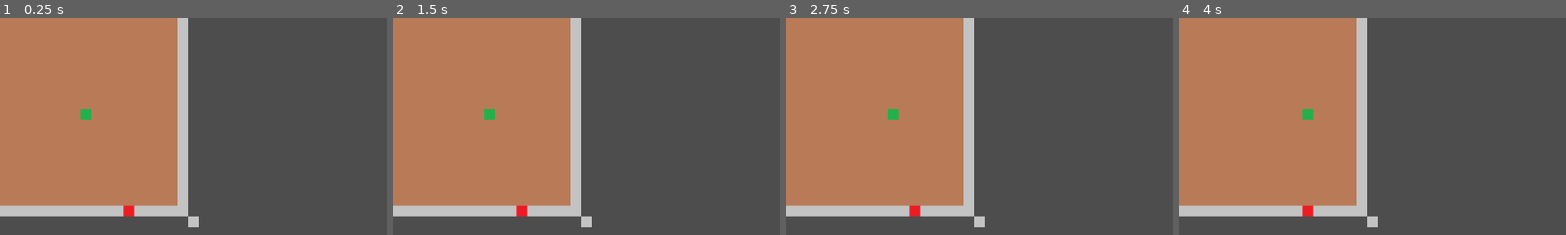
Above: before the commit, frames 1-4 (left to right).
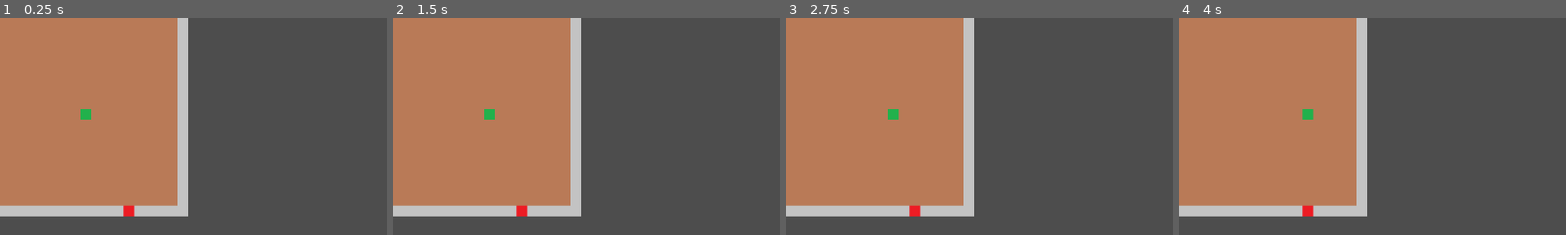
Above: after the commit, the same moments.

Repository: Sebastian-Musial/Snake---The-game
Game: Godot game, scene res://Game.tscn
Two runs of this game, one before a commit and one after it. Both use one fixed random seed, a clock stepped at 60 frames per second and the inputs below.
Inputs:
- Up to frame 1 (0.25 s): no input
- Up to frame 2 (1.5 s): tap Enter at 0.5 s; hold Right 0.53-1.28 s; tap Space at 1.25 s; hold Down from 1.28 s (still down)
- Up to frame 3 (2.75 s): tap Enter at 2 s; release Down at 2.03 s; hold Right from 2.03 s (still down)
- Up to frame 4 (4 s): tap Space at 2.75 s; release Right at 2.78 s; hold Up 2.78-3.53 s; tap Enter at 3.5 s; hold Left from 3.53 s (still down)
The pictures show only the part of the screen within x 4-53%, y 4-54%; the shares and areas given below are measured in that part.

The runs differ from the first frame. In frame 1, 0.1% of the frame differs, in the area x 48-52%, y 91-97%; in frame 2, 0.1%; in frame 3, 0.1%; in frame 4, 0.1%.

Commit message:
Bugfix #1 -Fixed a pixel on a wall that was scratching off the board. -Fixed a bug with fruit generating in the wall.

Diff:
--- a/snake-the-game/Fruit_Class.gd
+++ b/snake-the-game/Fruit_Class.gd
@@ -19,8 +19,8 @@
 	#Tutaj zapewne vector2i dla board - chwilowy szkic metody
 	while true:
 		var pos := Vector2i(
-			rng.randi_range(0, board_size.x - 1),
-			rng.randi_range(0, board_size.y - 1))
+			rng.randi_range(1, board_size.x - 2),
+			rng.randi_range(1, board_size.y - 2))
 		if pos not in snake_body:
 			_fruit_body = pos
 			return
--- a/snake-the-game/entities_model/Wall_Class.gd
+++ b/snake-the-game/entities_model/Wall_Class.gd
@@ -23,4 +23,3 @@
 	for Y in range(board_height):
 		_wall_body.append(Vector2i(0, Y))
 		_wall_body.append(Vector2i(board_width - 1, Y))
-	_wall_body.append(Vector2i(board_width, board_height))
